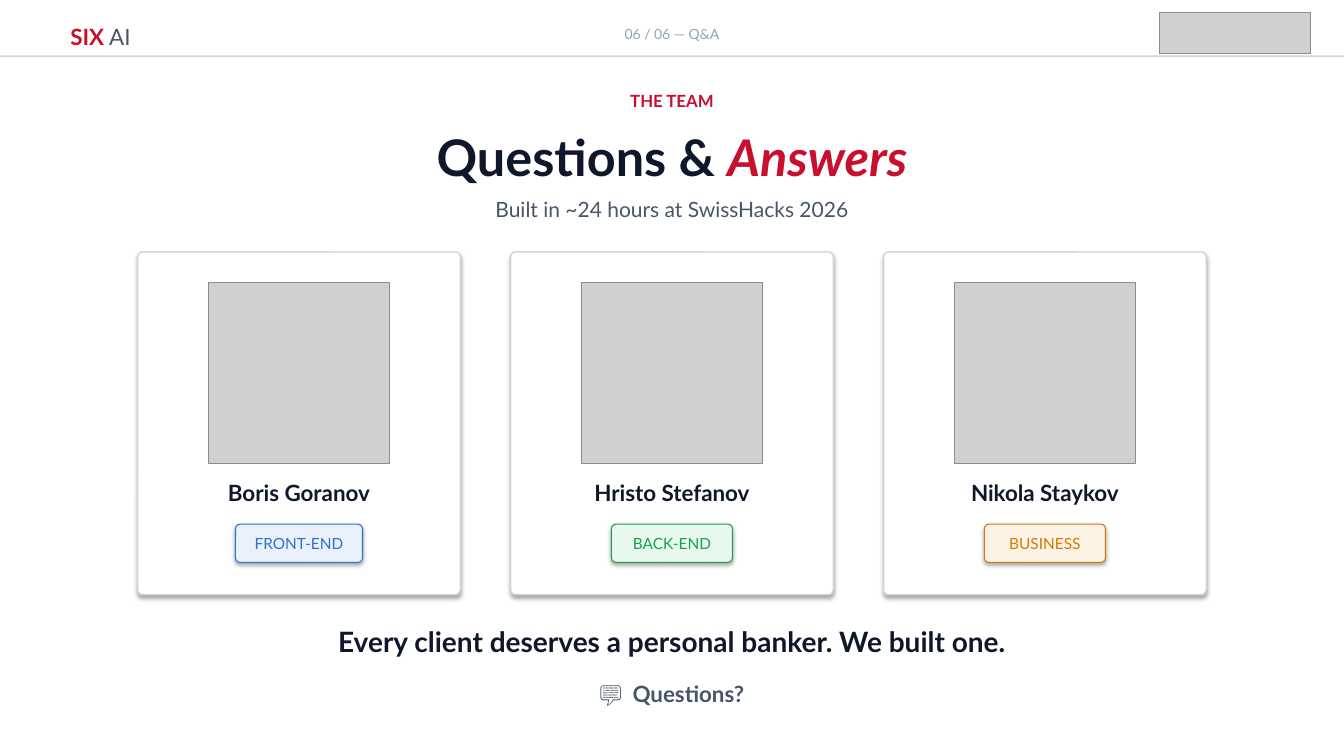
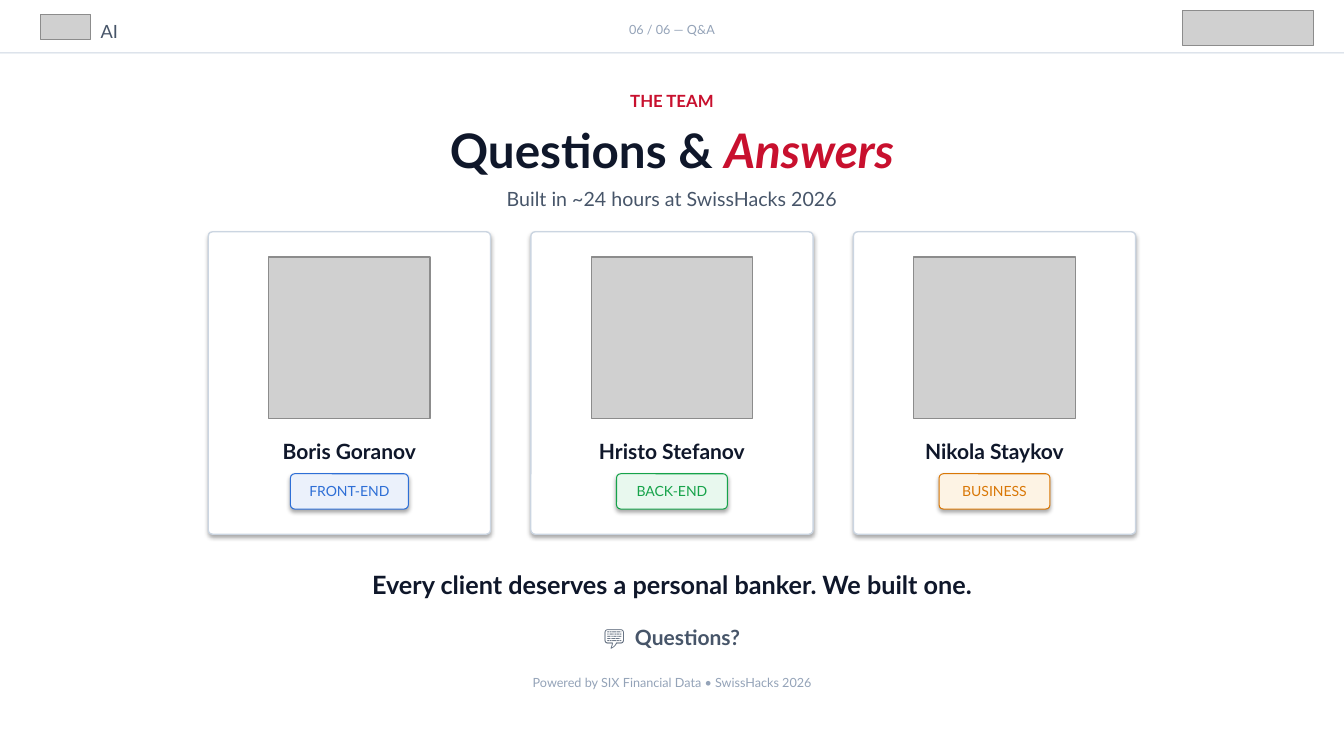
Before and after one commit to bggoranoff/swisshacks, a slide deck: slide 6 of presentation/SIX_AI_Presentation.pptx. Drawn at 1344x756 pixels with LibreOffice and Linux fonts; fonts in the diff are those of the drawing; grey boxes stand for pictures. Boxes give left, top, right and bottom in pixels: in the first picture for what was removed or moved away, otherwise in the second. Text is boxed around its words. In the diff, an @@ line names an element or a change of style, - is before the commit and + after.

```diff
--- a/presentation/SIX_AI_Presentation.pptx
+++ b/presentation/SIX_AI_Presentation.pptx
@@ picture added at (40,14,91,39) @@
@@ text at (101,25,118,38): text changed; size 16 to 13 pt; text colour #C8102E to #475569; bold off @@
-SIX AI
+AI
@@ text "06 / 06 — Q&A" at (629,25,715,36): size 10 to 9 pt @@
@@ picture: place and size @@
-picture at (1159,12,1311,53)
+picture at (1183,10,1314,46)
@@ text "Questions & Answers" at (450,132,894,175): size 36 to 34 pt @@
@@ text "Built in ~24 hours at ...": place and size @@
-text "Built in ~24 hours at ..." at (495,201,848,217)
+text "Built in ~24 hours at ..." at (507,191,837,206)
@@ text "Built in ~24 hours at ..." at (507,191,837,206): size 15 to 14 pt @@
@@ rounded rectangle: place and size @@
-rounded rectangle at (138,252,461,595)
+rounded rectangle at (209,232,491,534)
@@ rounded rectangle: place and size @@
-rounded rectangle at (511,252,834,595)
+rounded rectangle at (531,232,814,534)
@@ rounded rectangle: place and size @@
-rounded rectangle at (884,252,1207,595)
+rounded rectangle at (854,232,1136,534)
@@ picture: place and size @@
-picture at (209,282,390,464)
+picture at (269,257,431,418)
@@ picture: place and size @@
-picture at (582,282,763,464)
+picture at (592,257,753,418)
@@ picture: place and size @@
-picture at (955,282,1136,464)
+picture at (914,257,1076,418)
@@ text "Boris Goranov": place and size @@
-text "Boris Goranov" at (228,484,370,501)
+text "Boris Goranov" at (283,443,416,459)
@@ text "Hristo Stefanov": place and size @@
-text "Hristo Stefanov" at (594,484,750,501)
+text "Hristo Stefanov" at (599,443,745,459)
@@ text "Nikola Staykov": place and size @@
-text "Nikola Staykov" at (971,484,1118,505)
+text "Nikola Staykov" at (925,443,1064,463)
@@ rounded rectangle "FRONT-END": place and size @@
-rounded rectangle "FRONT-END" at (236,524,363,563)
+rounded rectangle "FRONT-END" at (290,474,408,509)
@@ rounded rectangle "BACK-END": place and size @@
-rounded rectangle "BACK-END" at (612,524,733,563)
+rounded rectangle "BACK-END" at (617,474,728,509)
@@ size 11 to 10 pt in 3 elements at (617,474,728,509), (290,474,408,509), (940,474,1051,509) @@
@@ rounded rectangle "BUSINESS": place and size @@
-rounded rectangle "BUSINESS" at (985,524,1106,563)
+rounded rectangle "BUSINESS" at (940,474,1051,509)
@@ text "Every client deserves a personal ...": place and size @@
-text "Every client deserves a personal ..." at (338,631,1006,657)
+text "Every client deserves a personal ..." at (372,575,972,599)
@@ text "Every client deserves a personal ..." at (372,575,972,599): size 20 to 18 pt @@
@@ size 16 to 15 pt in 4 elements at (599,443,745,459), (283,443,416,459), (925,443,1064,463), (635,629,740,648) @@
@@ text "💬 Questions?": place and size @@
-text "💬 Questions?" at (633,685,745,705)
+text "💬 Questions?" at (635,629,740,648)
@@ text added at (533,678,811,689), 9 pt, text #94A3B8 @@
+Powered by SIX Financial Data • SwissHacks 2026
```
Also in this commit, not shown: 5 other slides changed, 2 other files.
